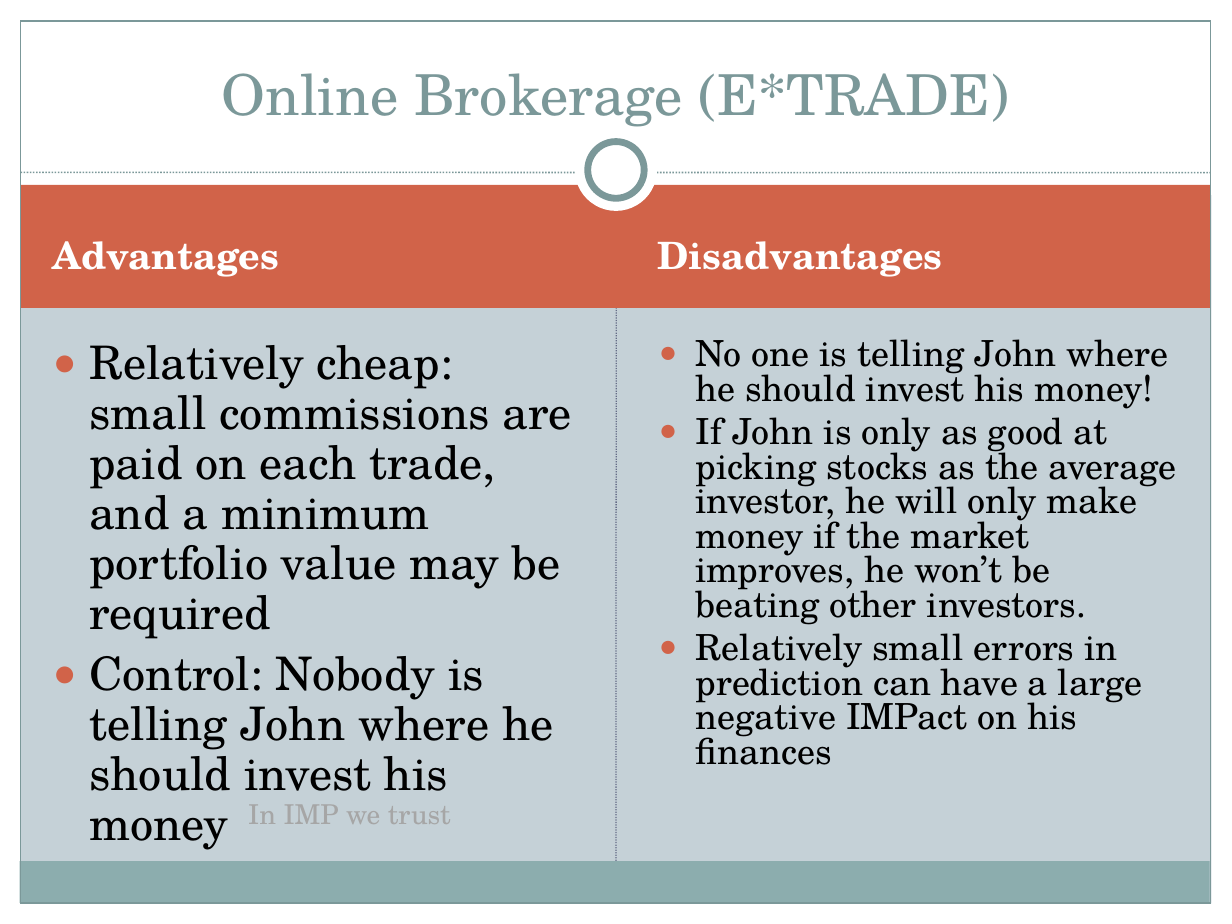
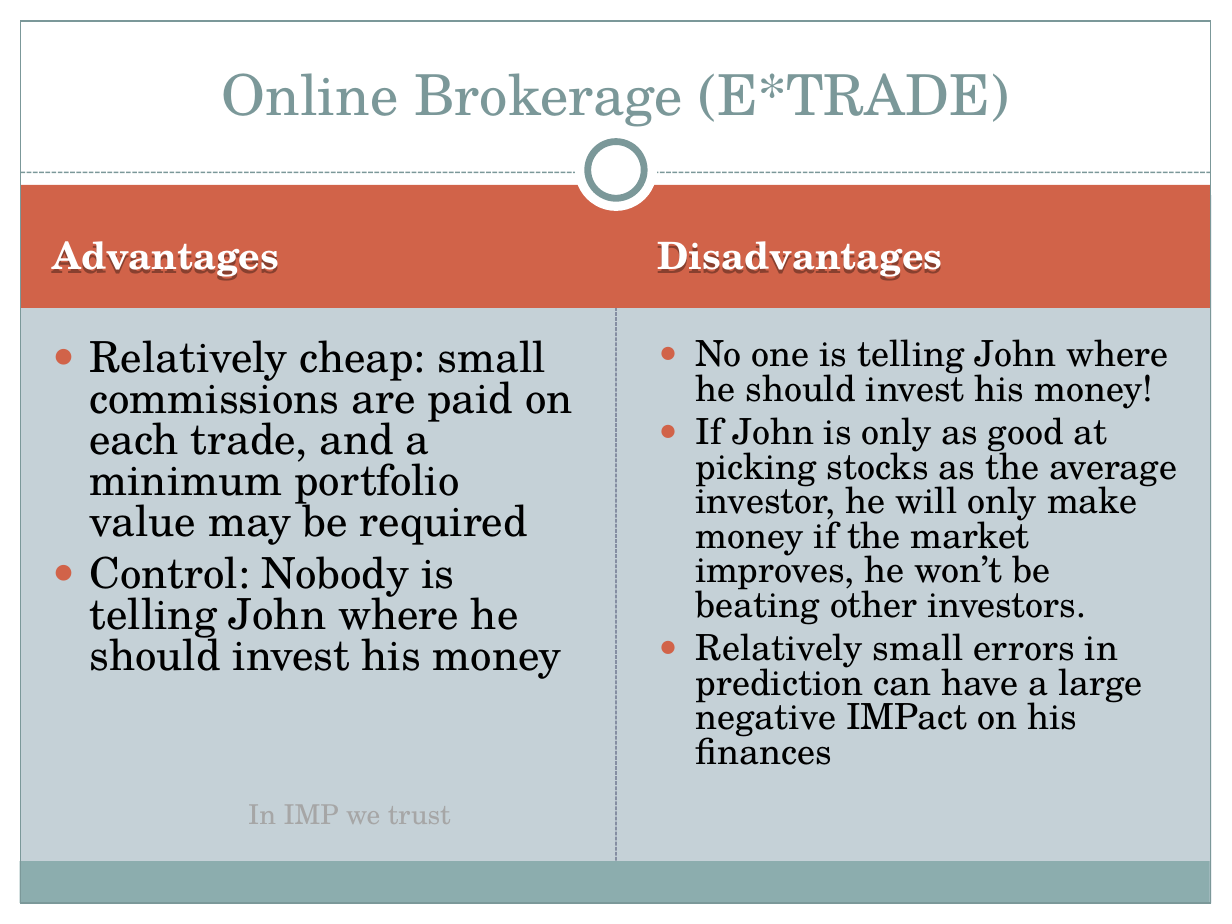
Before and after one commit to ChrisBye/rpi-imp, a slide deck: slide 5 of final presentation/justification and vision.ppt. Drawn at 1232x924 pixels with LibreOffice and Linux fonts; fonts in the diff are those of the drawing. Boxes give left, top, right and bottom in pixels: in the first picture for what was removed or moved away, otherwise in the second. Text is boxed around its words. In the diff, an @@ line names an element or a change of style, - is before the commit and + after.

```diff
--- a/final presentation/justification and vision.ppt
+++ b/final presentation/justification and vision.ppt
@@ text "Advantages" rewrapped from bbox=[53, 241, 279, 277] to bbox=[53, 241, 279, 281] @@
@@ text "Disadvantages" rewrapped from bbox=[658, 241, 943, 277] to bbox=[658, 241, 943, 281] @@
@@ text "Relatively cheap: small commissions are ..." at bbox=[89, 340, 573, 679]: size 27 to 25 pt; line spacing 0.9 to 0.8 @@
```
Also in this commit, not shown: 1 other slide changed.
